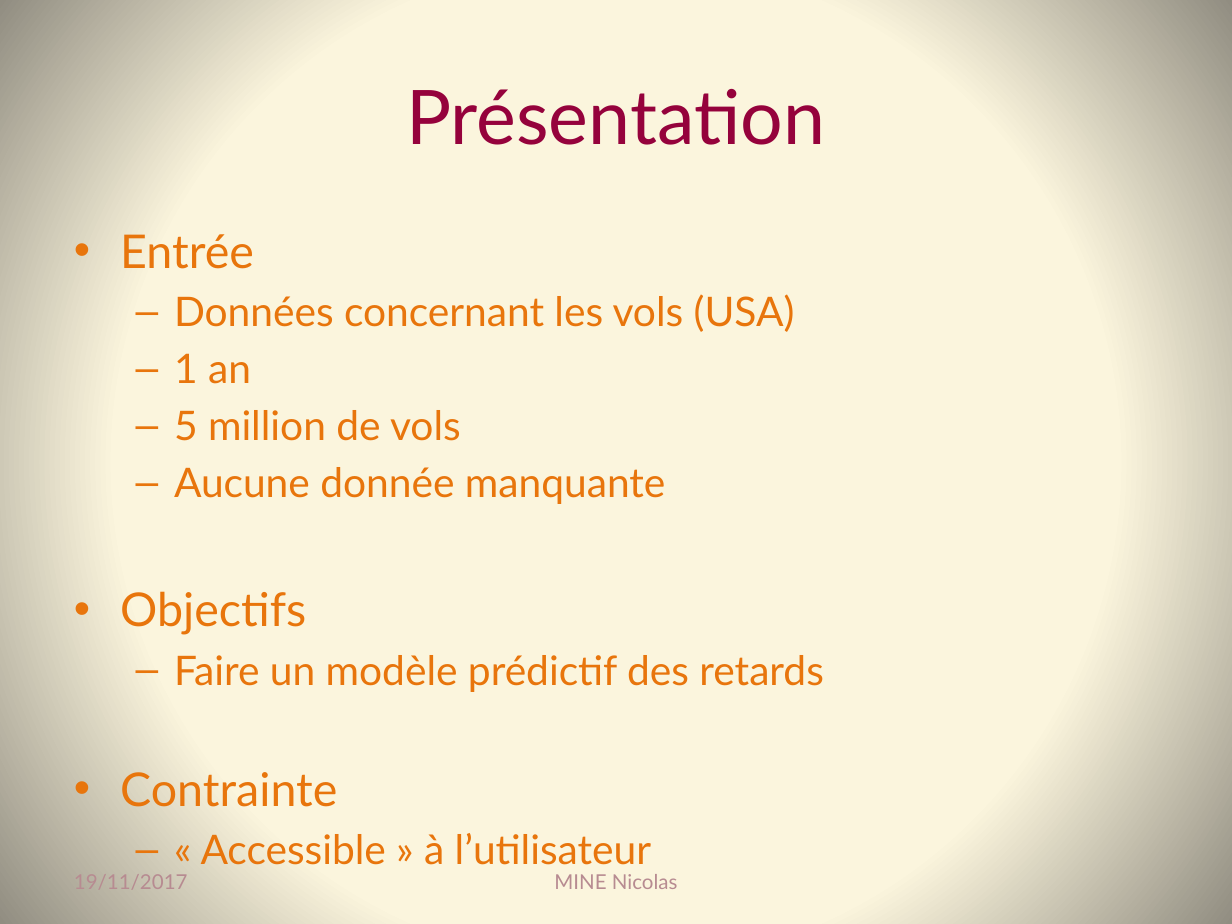
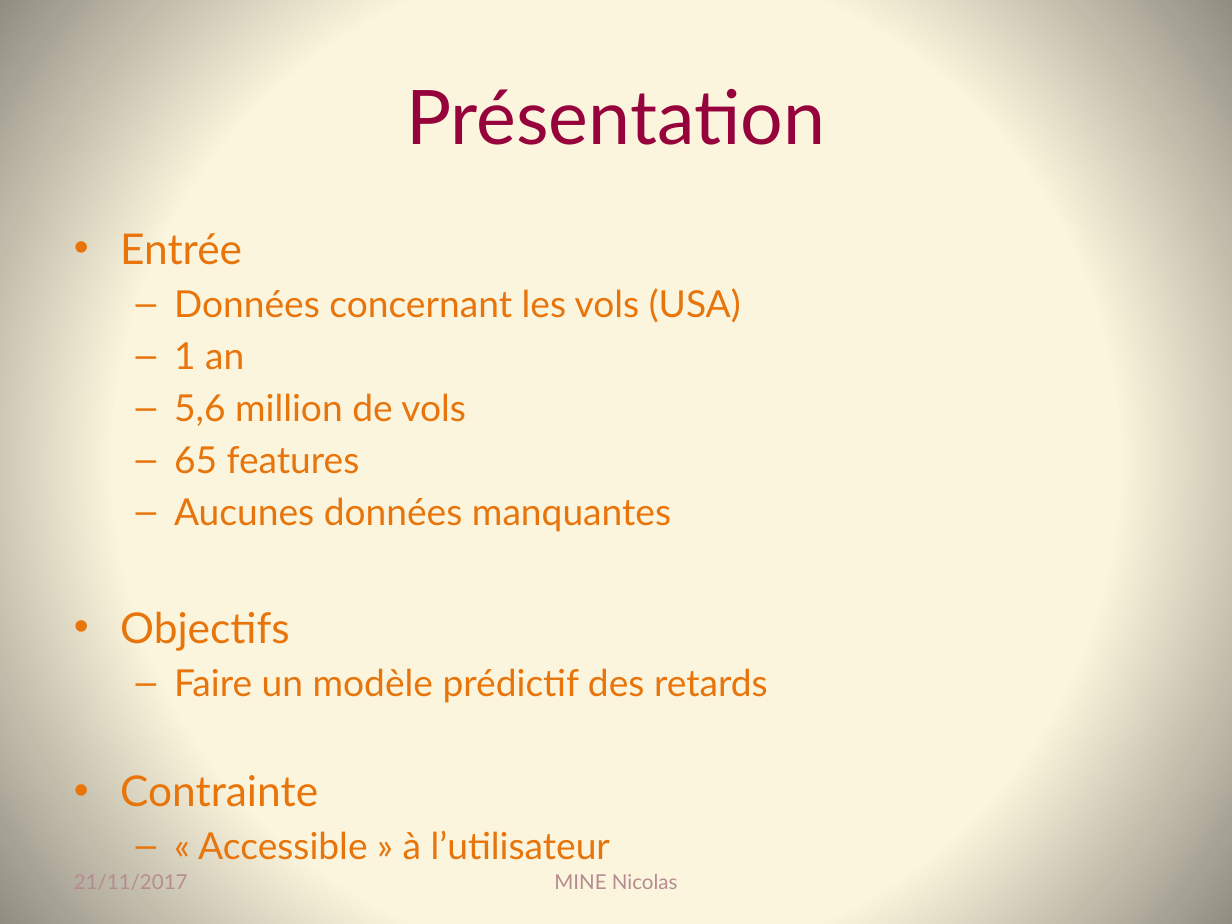
Before and after one commit to Coni63/OC_DS, a slide deck: slide 3 of Projet 4 - retard avion/Presentation-projet_4.pptx. Drawn at 1232x924 pixels with LibreOffice and Linux fonts; fonts in the diff are those of the drawing. Boxes give left, top, right and bottom in pixels: in the first picture for what was removed or moved away, otherwise in the second. Text is boxed around its words. In the diff, an @@ line names an element or a change of style, - is before the commit and + after.

```diff
--- a/Projet 4 - retard avion/Presentation-projet_4.pptx
+++ b/Projet 4 - retard avion/Presentation-projet_4.pptx
@@ text at <box>120,233,768,860</box>: size 27.2 to 24.8 pt in "Entrée", "Objectifs", "Contrainte"; size 23.8 to 21.7 pt in "Données concernant les vols (USA)", "1 an", "Faire un modèle prédictif des retards", "« Accessible » à l’utilisateur" @@
@@ text at <box>174,393,671,532</box>: text changed; size 23.8 to 21.7 pt @@
-  – 5 million de vols
-  – Aucune donnée manquante
+  – 5,6 million de vols
+  – 65 features
+  – Aucunes données manquantes
@@ text at <box>74,874,188,889</box>: text changed @@
-19/11/2017
+21/11/2017
```
Also in this commit, not shown: 6 other slides changed, 13 slides added, 3 other files.
